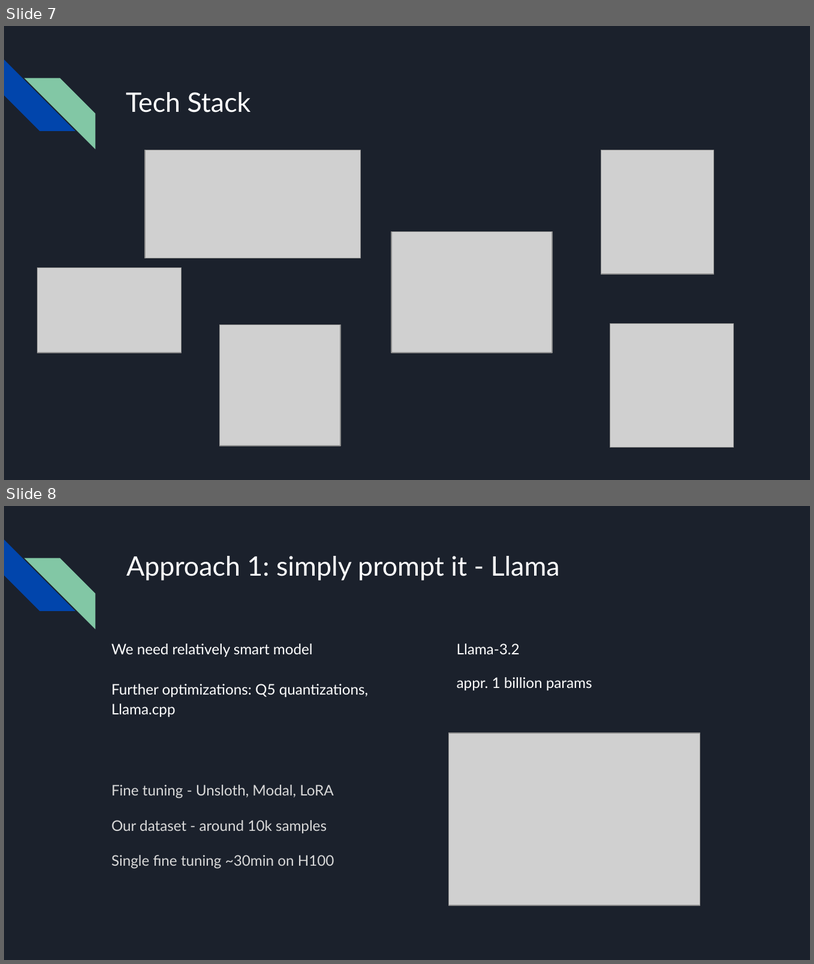
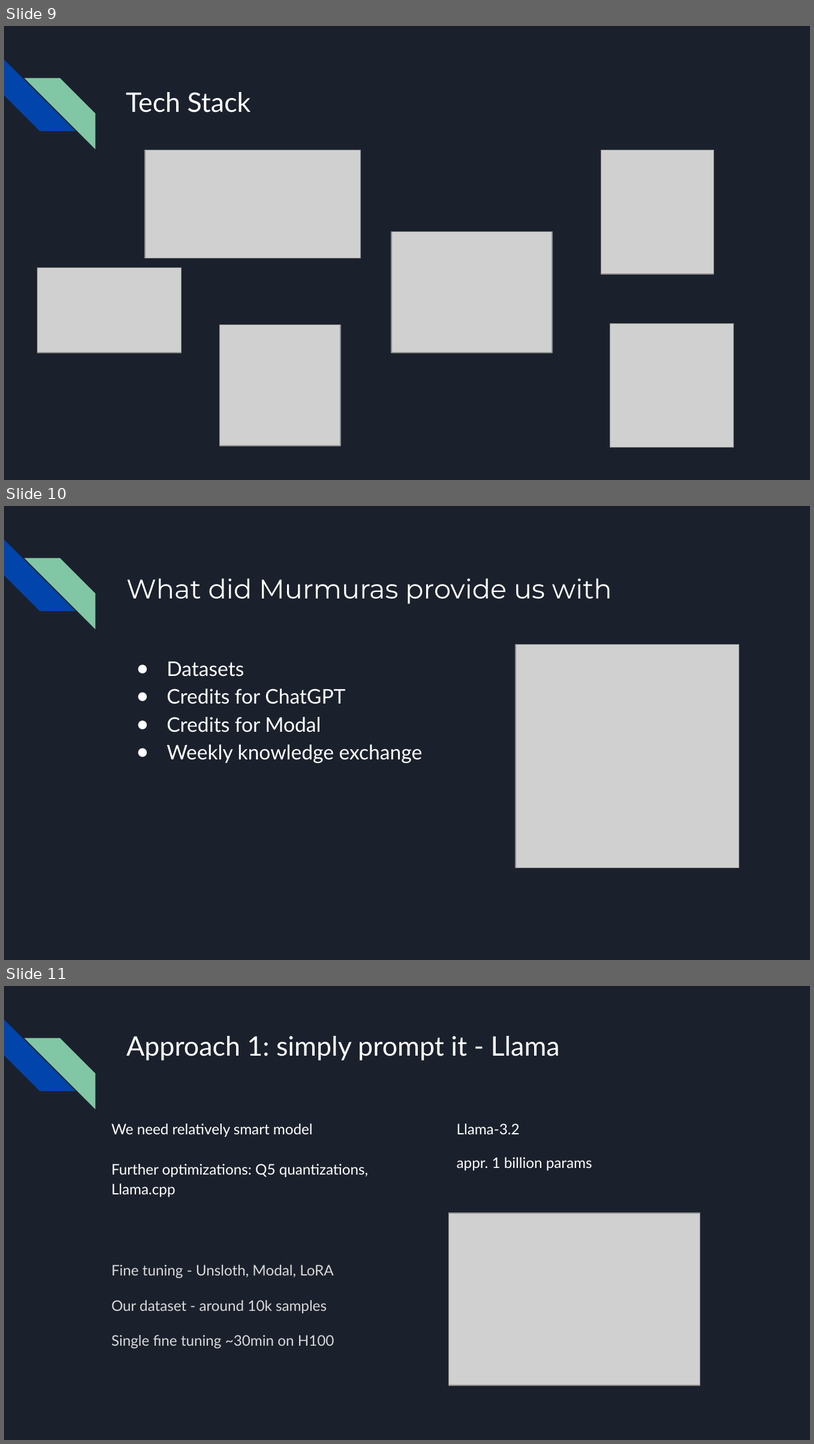
Before and after one commit to ZPP-MURMURAS/ZPP_Murmuras, a slide deck: docs/zpp_final_presentation.pptx. Shown one above the other, each under a label of ours: slides 7 and 8 before the commit, slides 9, 10 and 11 after it. The pictures are 814x964 and 814x1444 pixels, drawn with LibreOffice and Linux fonts; fonts in the diff are those of the drawing; grey boxes stand for pictures. Boxes give left, top, right and bottom in pixels: in the first picture for what was removed or moved away, otherwise in the second. Text is boxed around its words. In the diff, an @@ line names an element or a change of style, - is before the commit and + after.

```diff
--- a/docs/zpp_final_presentation.pptx
+++ b/docs/zpp_final_presentation.pptx
@@ slide 10 added at bbox=[4, 506, 810, 960], background #1B212C; not listed: 2 template elements that a slide beside it also shows @@
@@ title added at bbox=[126, 578, 612, 604], 24 pt, text #FFFFFF @@
+What did Murmuras provide us with
@@ picture added at bbox=[516, 644, 740, 867] @@
@@ text added at bbox=[167, 661, 423, 763], 18 pt, text #FFFFFF @@
+● Datasets
+● Credits for ChatGPT
+● Credits for Modal
+● Weekly knowledge exchange
@@ what was slide 7 is now slide 9 @@
@@ what was slide 8 is now slide 11 @@
```
Also in this commit, not shown: 3 slides changed, 2 other slides added.
